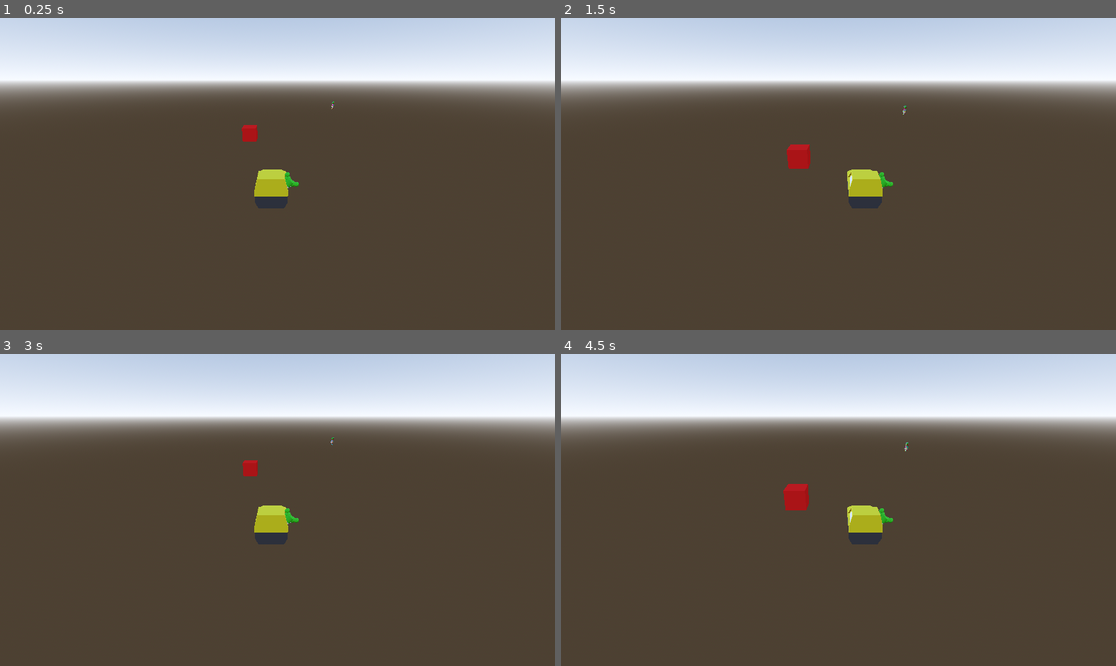
Above: before the commit, frames 1-4 (two rows, left to right).
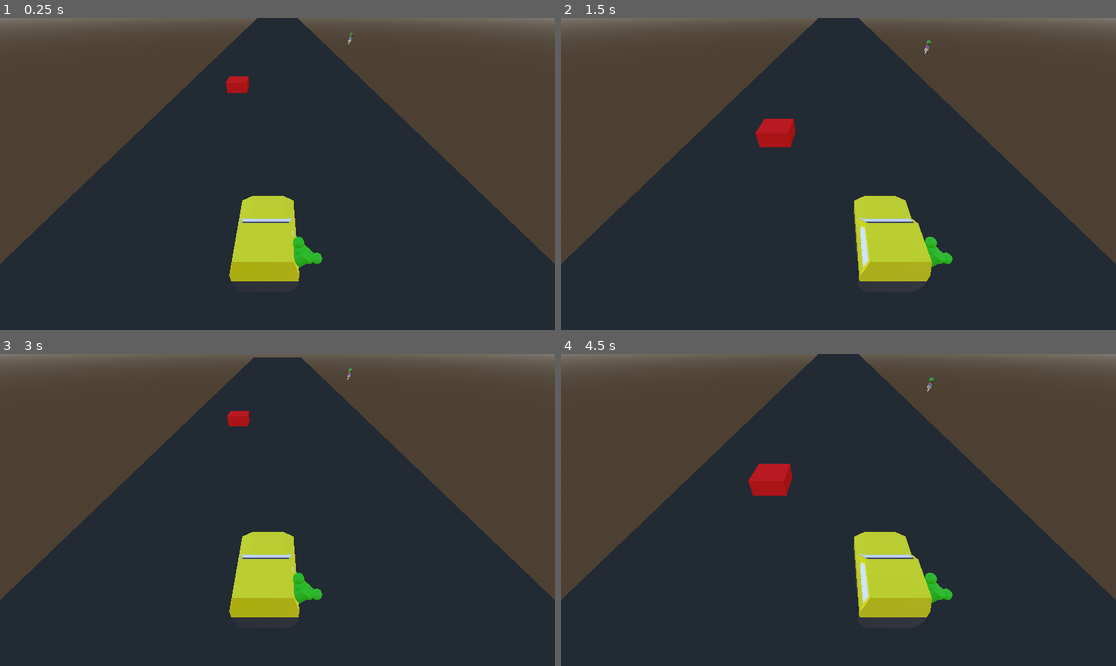
Above: after the commit, the same moments.

Repository: the-g-force/ClownTown
Game: Godot game, scene res://world.tscn
Same seed, same stepped clock (60 frames per second), same inputs: the game is played once before the commit and once after it.
Inputs:
- Up to frame 1 (0.25 s): no input
- Up to frame 2 (1.5 s): hold D (move_right) 0.53-1.28 s; hold A (move_left) from 1.28 s (still down)
- Up to frame 3 (3 s): release A (move_left) at 2.03 s; hold D (move_right) 2.03-2.75 s; click "Play A Goon" at 2.75 s
- Up to frame 4 (4.5 s): hold D (move_right) 3.53-4.28 s; hold A (move_left) from 4.28 s (still down)

The runs differ from the first frame. In frame 1, 84% of the frame differs, in the area x 0-100%, y 0-100%; in frame 2, 84%; in frame 3, 84%; in frame 4, 84%.

Commit message:
Make unending road

Diff:
--- /dev/null
+++ b/project/city/block.gd
@@ -0,0 +1,11 @@
+extends Node3D
+
+
+func _on_visible_on_screen_notifier_3d_screen_entered():
+	_add_next_block()
+
+
+func _add_next_block() -> void:
+	var next := duplicate()
+	next.position.z -= 5
+	get_parent().add_child(next)
--- /dev/null
+++ b/project/city/block.tscn
@@ -0,0 +1,30 @@
+[gd_scene load_steps=5 format=3 uid="uid://bxivuld1w250u"]
+
+[ext_resource type="Script" path="res://city/block.gd" id="1_tqbub"]
+
+[sub_resource type="StandardMaterial3D" id="StandardMaterial3D_twmwn"]
+albedo_color = Color(0.152941, 0.152941, 0.152941, 1)
+
+[sub_resource type="BoxMesh" id="BoxMesh_qvxs7"]
+material = SubResource("StandardMaterial3D_twmwn")
+size = Vector3(10, 1, 5)
+
+[sub_resource type="BoxShape3D" id="BoxShape3D_0prmv"]
+size = Vector3(10, 1, 5)
+
+[node name="Block" type="Node3D"]
+script = ExtResource("1_tqbub")
+
+[node name="StaticBody3D" type="StaticBody3D" parent="."]
+
+[node name="MeshInstance3D" type="MeshInstance3D" parent="StaticBody3D"]
+transform = Transform3D(1, 0, 0, 0, 1, 0, 0, 0, 1, 0, -0.5, 0)
+mesh = SubResource("BoxMesh_qvxs7")
+
+[node name="CollisionShape3D" type="CollisionShape3D" parent="StaticBody3D"]
+transform = Transform3D(1, 0, 0, 0, 1, 0, 0, 0, 1, 0, -0.5, 0)
+shape = SubResource("BoxShape3D_0prmv")
+
+[node name="VisibleOnScreenNotifier3D" type="VisibleOnScreenNotifier3D" parent="."]
+
+[connection signal="screen_entered" from="VisibleOnScreenNotifier3D" to="." method="_on_visible_on_screen_notifier_3d_screen_entered"]
--- a/project/project.godot
+++ b/project/project.godot
@@ -49,5 +49,4 @@
 
 [rendering]
 
-renderer/rendering_method="gl_compatibility"
 renderer/rendering_method.mobile="gl_compatibility"
--- a/project/world.tscn
+++ b/project/world.tscn
@@ -1,8 +1,9 @@
-[gd_scene load_steps=10 format=3 uid="uid://pog1f6cctk83"]
+[gd_scene load_steps=11 format=3 uid="uid://pog1f6cctk83"]
 
 [ext_resource type="PackedScene" uid="uid://dbhexktlm6ox4" path="res://player/player.tscn" id="1_8wopq"]
 [ext_resource type="Script" path="res://people/models/player_follow_camera.gd" id="2_inu3m"]
 [ext_resource type="PackedScene" uid="uid://bqbu13mcbihai" path="res://people/person.tscn" id="3_5clvs"]
+[ext_resource type="PackedScene" uid="uid://bxivuld1w250u" path="res://city/block.tscn" id="4_fmgm5"]
 
 [sub_resource type="StandardMaterial3D" id="StandardMaterial3D_xpiwl"]
 albedo_color = Color(1, 0, 0, 1)
@@ -41,13 +42,16 @@
 shape = SubResource("BoxShape3D_svaw5")
 
 [node name="Camera3D" type="Camera3D" parent="." node_paths=PackedStringArray("player")]
-transform = Transform3D(1, 0, 0, 0, 0.907624, 0.419785, 0, -0.419785, 0.907624, 0, 3.62015, 6.14931)
+transform = Transform3D(1, 0, 0, 0, 0.757633, 0.65268, 0, -0.65268, 0.757633, 0, 3.62015, 6.14931)
 current = true
 script = ExtResource("2_inu3m")
 player = NodePath("../Player")
+distance_behind_player = 2.0
 
 [node name="WorldEnvironment" type="WorldEnvironment" parent="."]
 environment = SubResource("Environment_dhw07")
 
 [node name="Person" parent="." instance=ExtResource("3_5clvs")]
 transform = Transform3D(-4.37114e-08, 0, 1, 0, 1, 0, -1, 0, -4.37114e-08, 7.55967, 0, -24.087)
+
+[node name="Block" parent="." instance=ExtResource("4_fmgm5")]
Renamed: project/building.glb -> project/city/building.glb
Not shown, added: project/city/building.glb.import
